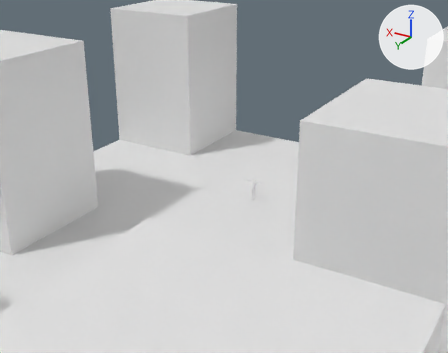
Two versions of the Blender file SURVOY_ENGINE/assets/Level_0/level.blend, one commit apart.
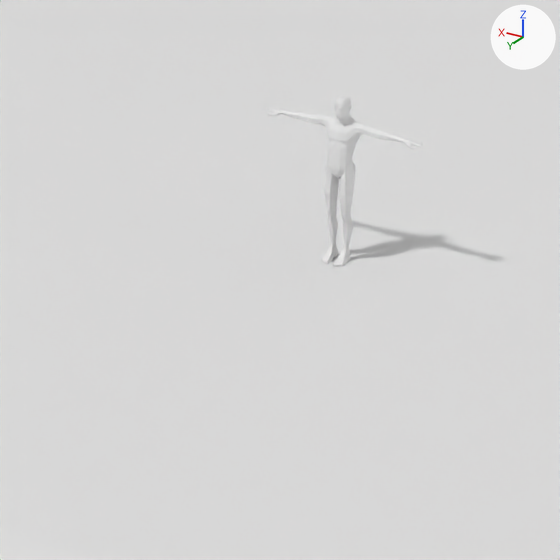
There are two pictures of each version: one from a 50 mm camera at (-18.69, 18.1, 19.82) aimed at (2.89, -17.85, 1.84), one close up on the part from 47% to 63% of the width and 47% to 68% of the height. The axes (+X, +Y, +Z) are drawn at upper right. The lights are the same throughout. Materials are left out; every surface is plain grey.

The first close-up shows 'BLOCK_2_1.004', 'FLOOR', 'PLAYER_START'.
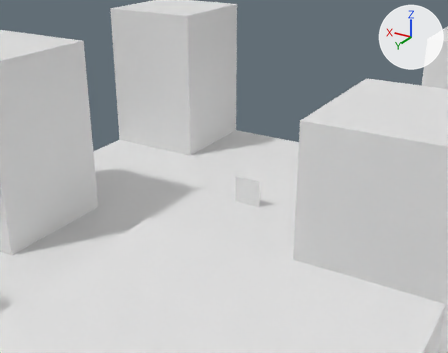
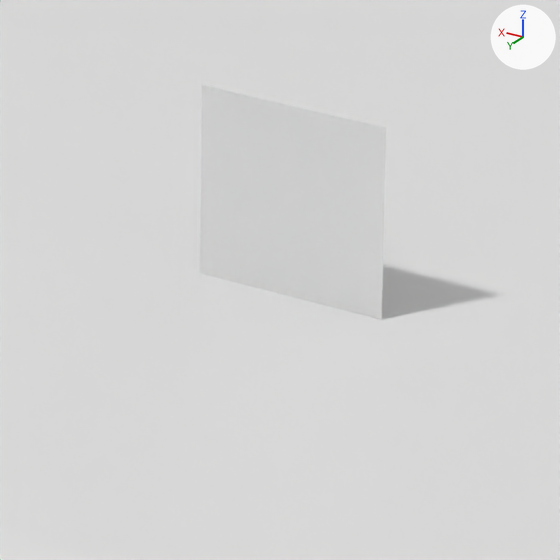
The change in detail:
me_male_001 is used by ob_player_start; location (1.0, -19.0, 0.0); rotation (0.0, 0.0, 3.142), in degrees (0, 0, 180); scale (0.1, 0.1, 0.1).
me_male_001 had 712 vertices, 1400 faces and spanned x -8.8..8.8, y -1.9..1.3, z 0.0..17.3.
me_male_001 now has 4 vertices, 1 face and spans x -1.0..1.0, y -1.0..1.0, z 0.0.
me_male_001 part 1: 712 vertices removed from x -8.8..8.8, y -1.9..1.3, z 0.0..17.3; 4 vertices added at x -1.0..1.0, y -1.0..1.0, z 0.0.
Object 'PLAYER_START' (ob_player_start) is rescaled from (0.1, 0.1, 0.1) to (1.0, 1.0, 1.0).
Object 'PLAYER_START' (ob_player_start) moves from (1.0, -19.0, 0.0) to (1.0, -18.0, 1.0).
Object 'PLAYER_START' (ob_player_start) turns from (0, 0, 180) to (90, 0, 0) degrees about x, y and z.

Where the change shows, as pixel boxes [x1, y1, x2, y2] in the close-ups (560 x 560 px):
'PLAYER_START', reshaped, moved, turned, rescaled
    before: [263, 95, 423, 266]
    after: [200, 85, 386, 320]
